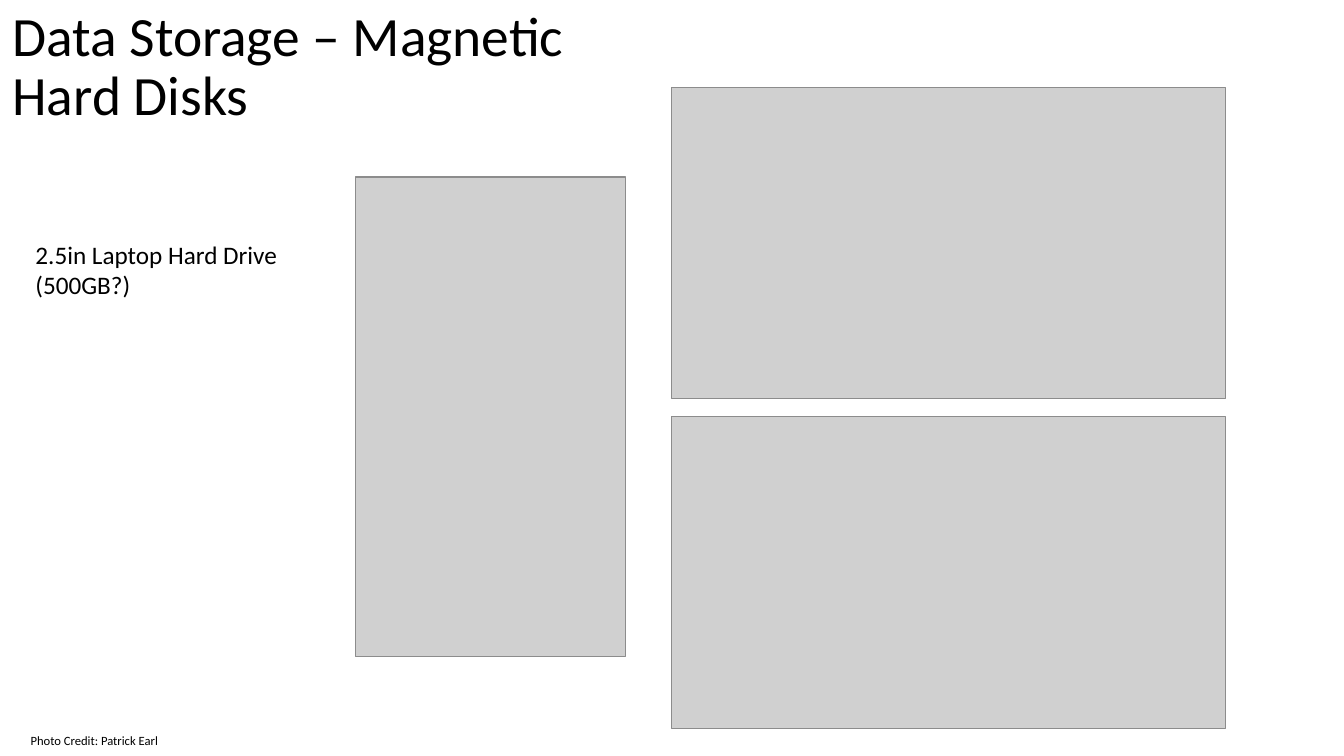
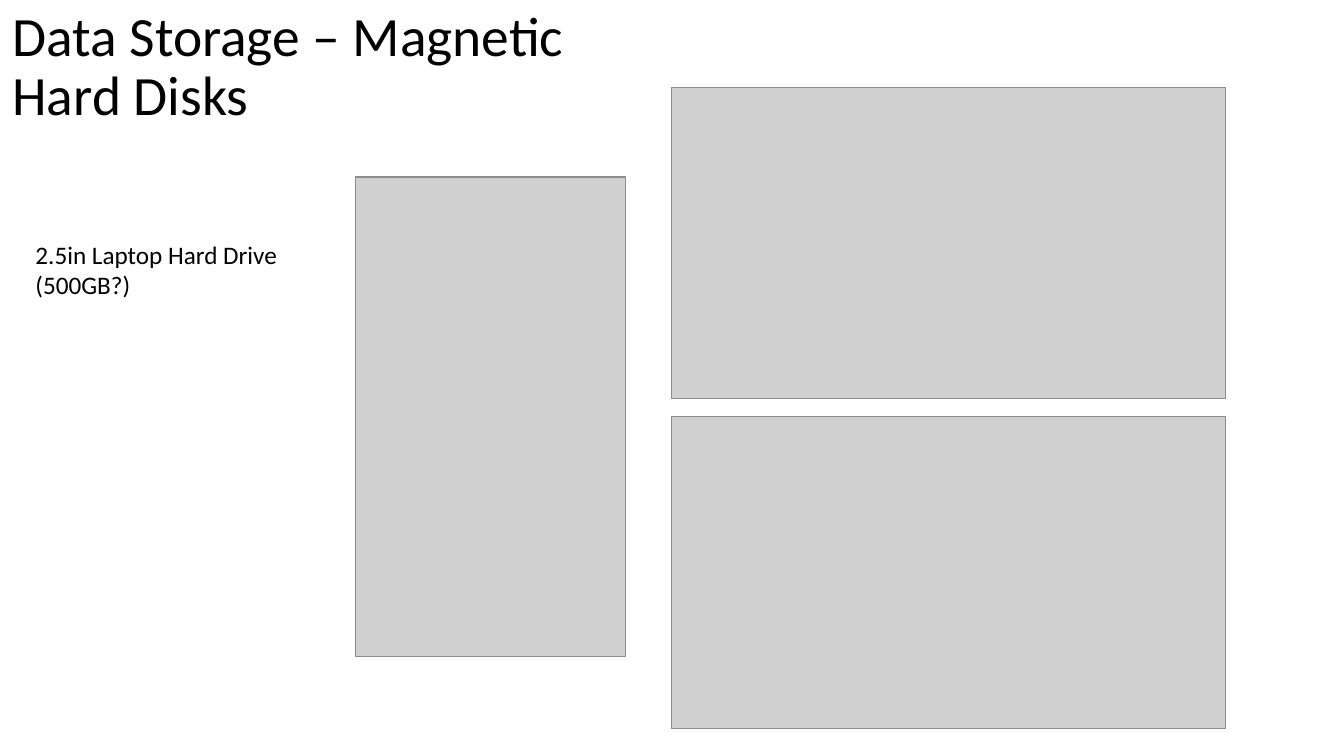
Before and after one commit to pat-earl/faculty-page, a slide deck: slide 17 of src/teaching/2020-2021/252-unix-admin-summer/slides/files.pptx. Drawn at 1344x756 pixels with LibreOffice and Linux fonts; fonts in the diff are those of the drawing; grey boxes stand for pictures. Boxes give left, top, right and bottom in pixels: in the first picture for what was removed or moved away, otherwise in the second. Text is boxed around its words. In the diff, an @@ line names an element or a change of style, - is before the commit and + after.

```diff
--- a/src/teaching/2020-2021/252-unix-admin-summer/slides/files.pptx
+++ b/src/teaching/2020-2021/252-unix-admin-summer/slides/files.pptx
@@ text removed at <box>31,736,158,745</box> @@
-Photo Credit: Patrick Earl
```
Also in this commit, not shown: 11 other files.
